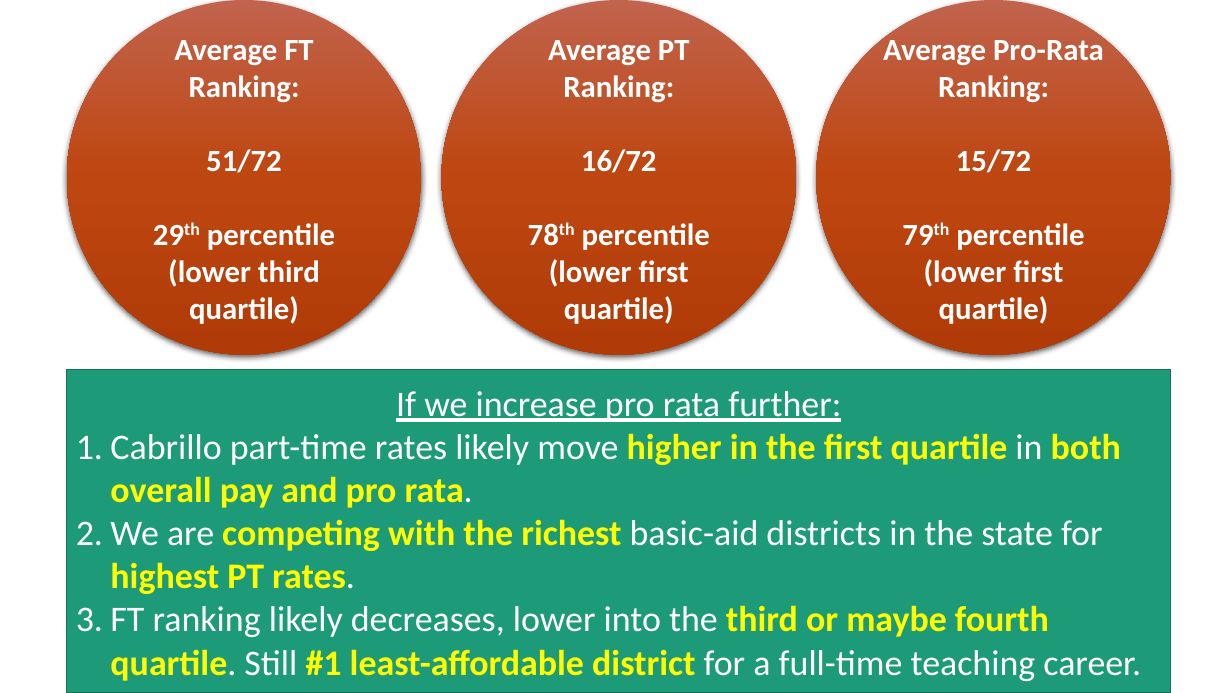
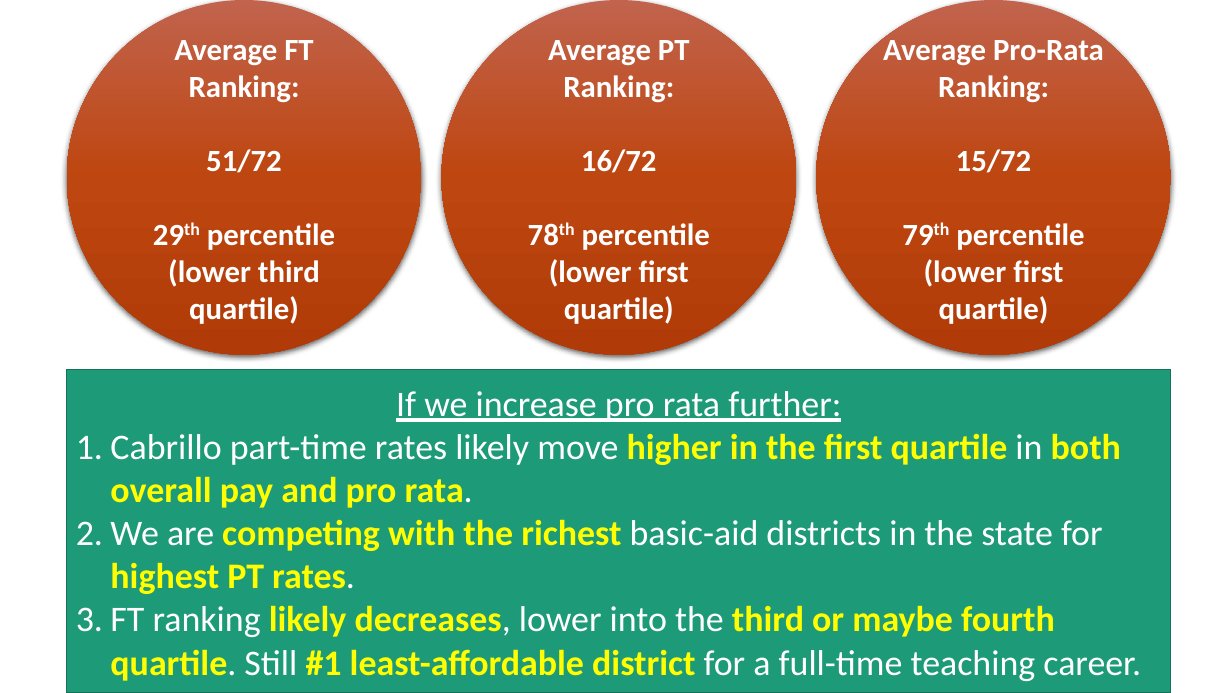
Before and after one commit to jeffreybergamini/ccc-salary-study, a slide deck: slide 12 of cabrillo-summary.pptx. Drawn at 1232x693 pixels with LibreOffice and Linux fonts; fonts in the diff are those of the drawing. Boxes give left, top, right and bottom in pixels: in the first picture for what was removed or moved away, otherwise in the second. Text is boxed around its words. In the diff, an @@ line names an element or a change of style, - is before the commit and + after.

```diff
--- a/cabrillo-summary.pptx
+++ b/cabrillo-summary.pptx
@@ text in rectangle at bbox=[110, 605, 1141, 681]: text colour #FFFFFF to #FFFF00, bold on in "likely decreases," @@
```
Also in this commit, not shown: 1 other slide changed, 1 slide added, 1 other file.
